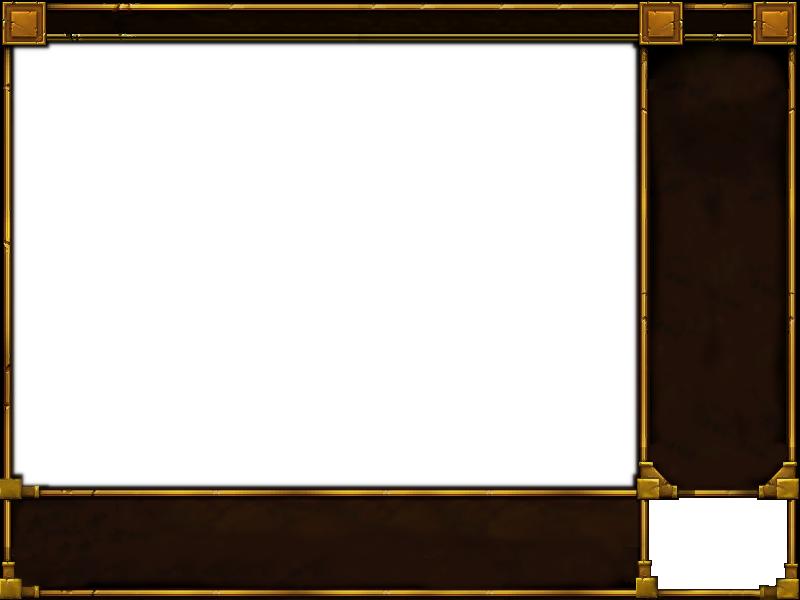
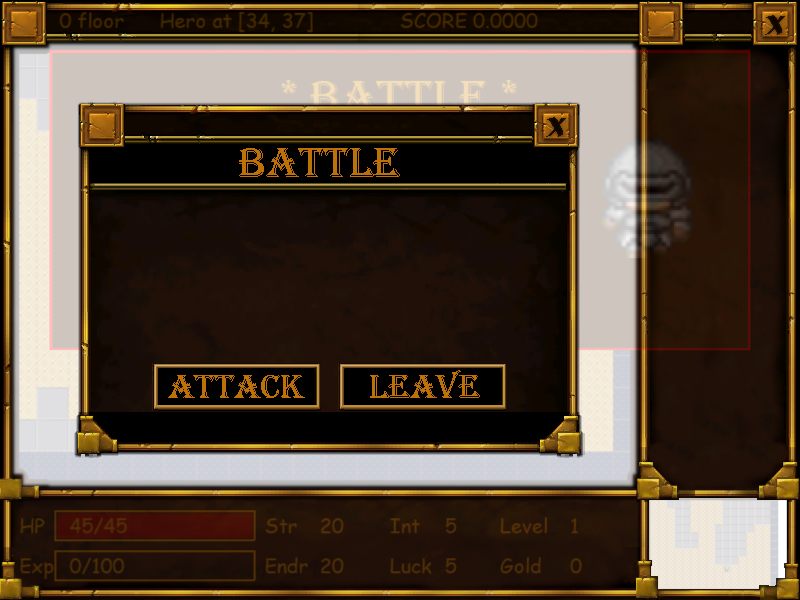
Two versions of the same layered image (800x600). Layer-by-layer changes:
added layer "BATTLE" above "LEAVE" over <box>239,148,400,177</box>
added layer "LEAVE" above "ATTACK" over <box>370,370,480,398</box>
added layer "ATTACK" above "buttons" over <box>168,375,305,398</box>
added layer "buttons" above "Dialog" over <box>152,363,507,411</box>
added layer "Dialog" above "Вставленный слой" over <box>74,100,585,458</box>
added layer "Вставленный слой" (26%) above "Слой #1" over <box>0,0,800,600</box>
painted on "Слой", unmasked it over <box>0,0,800,600</box>
